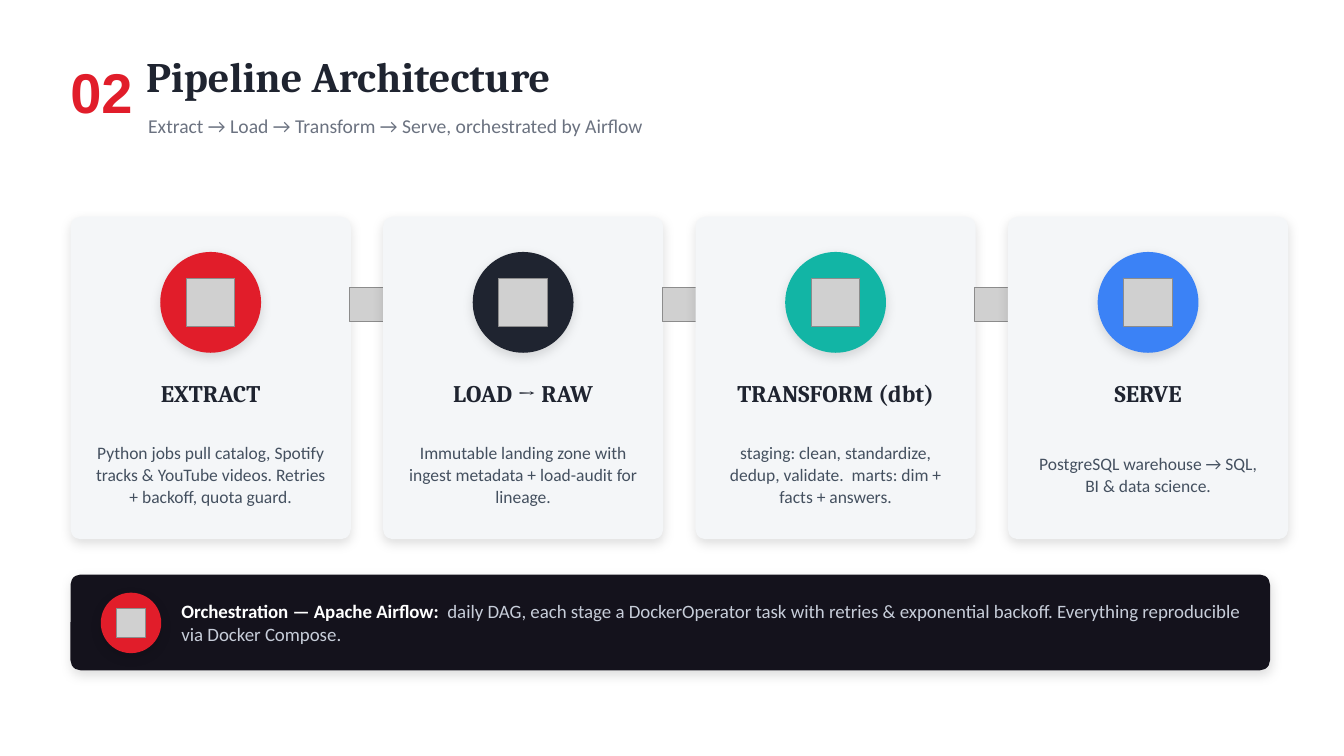
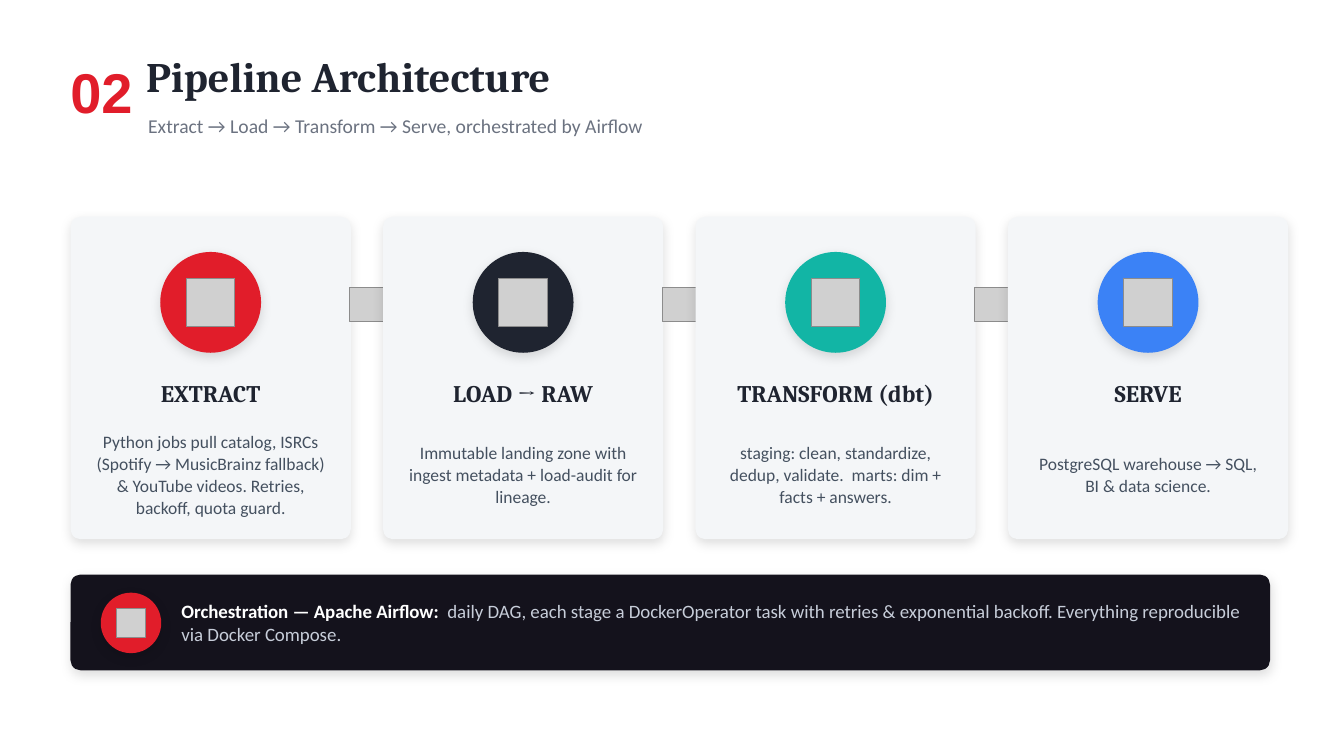
Before and after one commit to rizkyalfaridzy/massivemusic-de-pipeline, a slide deck: slide 3 of slides/MassiveMusic_DE_TechTest.pptx. Drawn at 1344x756 pixels with LibreOffice and Linux fonts; fonts in the diff are those of the drawing; grey boxes stand for pictures. Boxes give left, top, right and bottom in pixels: in the first picture for what was removed or moved away, otherwise in the second. Text is boxed around its words. In the diff, an @@ line names an element or a change of style, - is before the commit and + after.

Commit message:
Update deck (real catalog demo) + MusicBrainz ISRC source + real-catalog adaptations

```diff
--- a/slides/MassiveMusic_DE_TechTest.pptx
+++ b/slides/MassiveMusic_DE_TechTest.pptx
@@ text at box(97, 436, 325, 517): text changed @@
-Python jobs pull catalog, Spotify tracks & YouTube videos. Retries + backoff, quota guard.
+Python jobs pull catalog, ISRCs (Spotify → MusicBrainz fallback) & YouTube videos. Retries, backoff, quota guard.
```
Also in this commit, not shown: 4 other slides changed, 1 other file.
